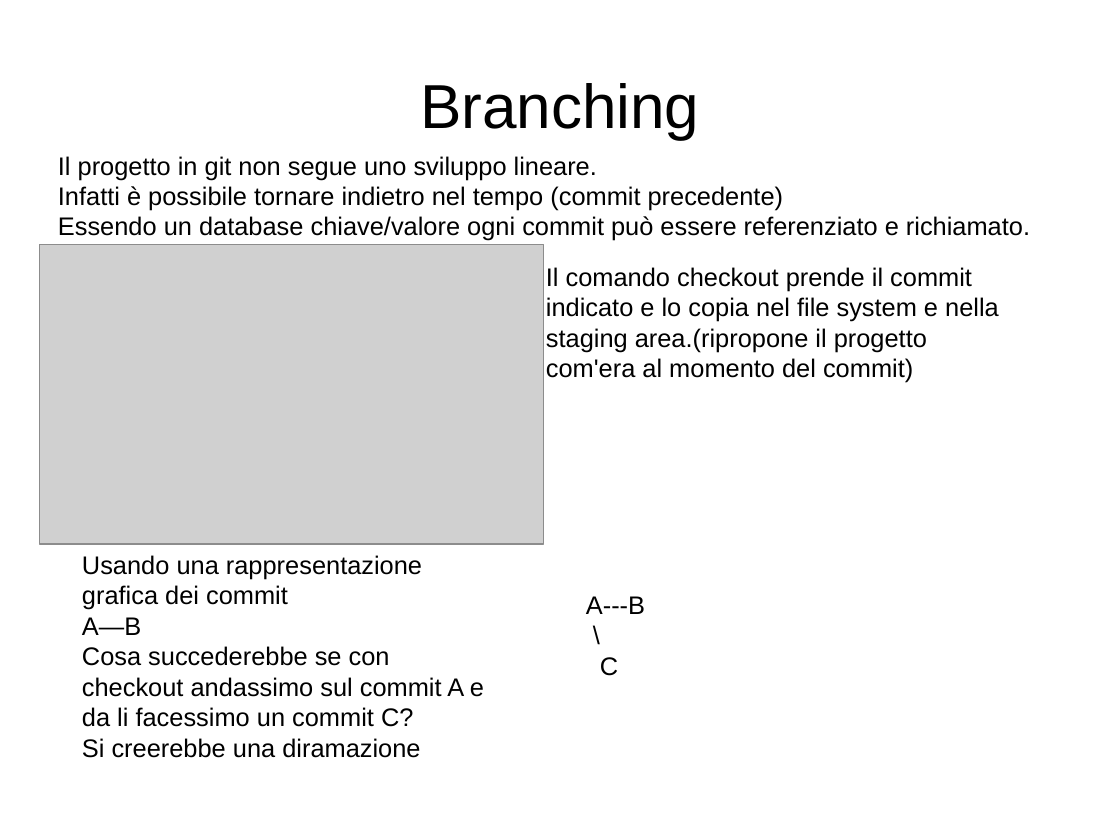
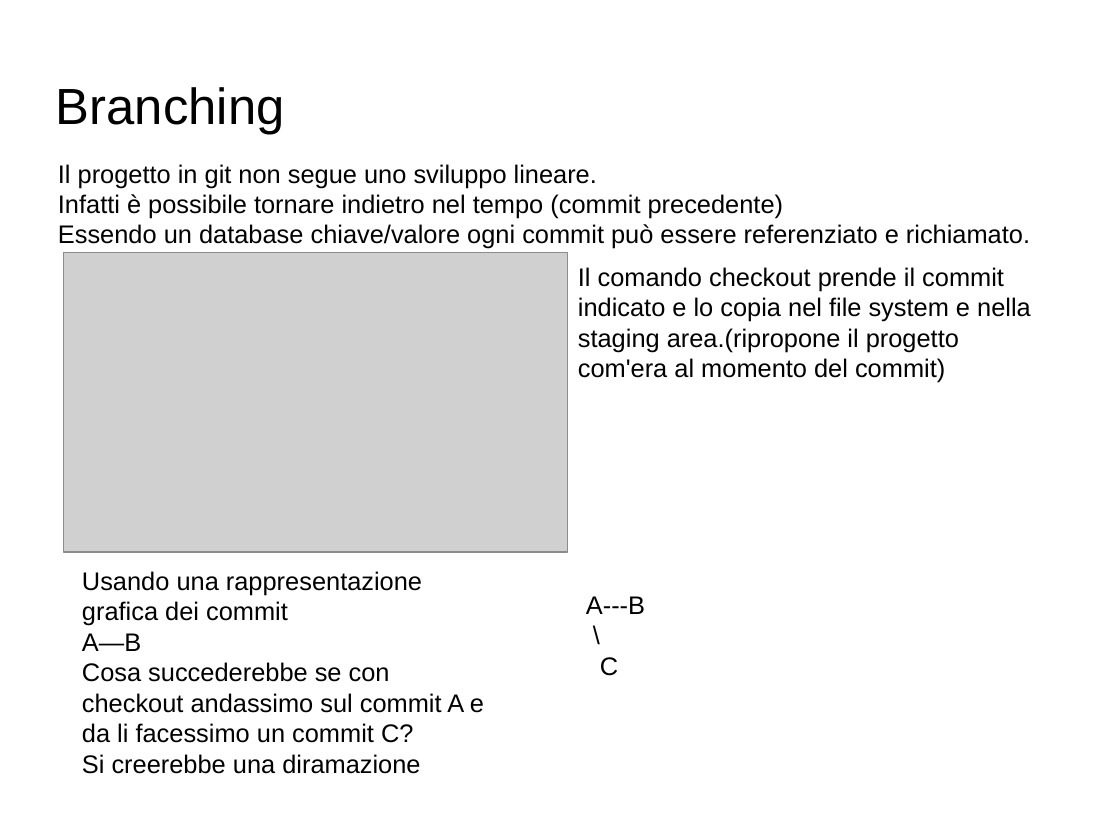
Before and after one commit to GioeleCicchini/Git-Presentation, a slide deck: slide 10 of presentazione git.odp (slide 9 before the commit). Drawn at 1120x840 pixels with LibreOffice and Linux fonts; fonts in the diff are those of the drawing; grey boxes stand for pictures; background and template pictures are left out. Boxes give left, top, right and bottom in pixels: in the first picture for what was removed or moved away, otherwise in the second. Text is boxed around its words. In the diff, an @@ line names an element or a change of style, - is before the commit and + after.

```diff
--- a/presentazione git.odp
+++ b/presentazione git.odp
@@ title "Branching": place and size @@
-title "Branching" at bbox=[420, 83, 699, 139]
+title "Branching" at bbox=[56, 87, 285, 134]
@@ title "Branching" at bbox=[56, 87, 285, 134]: size 44 to 36 pt; alignment centre to left @@
@@ text "Il progetto in git non ...": place and size @@
-text "Il progetto in git non ..." at bbox=[58, 156, 1030, 241]
+text "Il progetto in git non ..." at bbox=[58, 164, 1030, 249]
@@ picture: place and size @@
-picture at bbox=[40, 244, 544, 544]
+picture at bbox=[64, 252, 568, 552]
@@ text "Il comando checkout prende il ...": place and size @@
-text "Il comando checkout prende il ..." at bbox=[546, 267, 999, 383]
+text "Il comando checkout prende il ..." at bbox=[578, 267, 1031, 383]
@@ text "Usando una rappresentazione grafica dei ...": place and size @@
-text "Usando una rappresentazione grafica dei ..." at bbox=[82, 555, 484, 758]
+text "Usando una rappresentazione grafica dei ..." at bbox=[82, 571, 484, 774]
```
Also in this commit, not shown: 10 other slides changed, 1 slide added, 1 other file.
